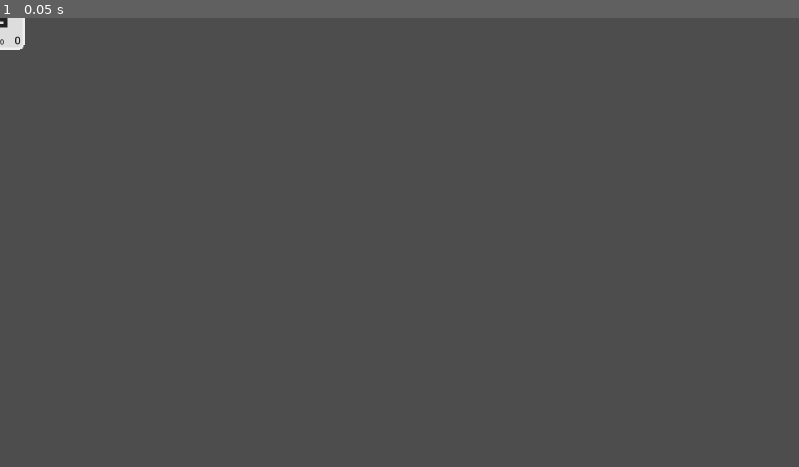
Above: before the commit, frame 1.
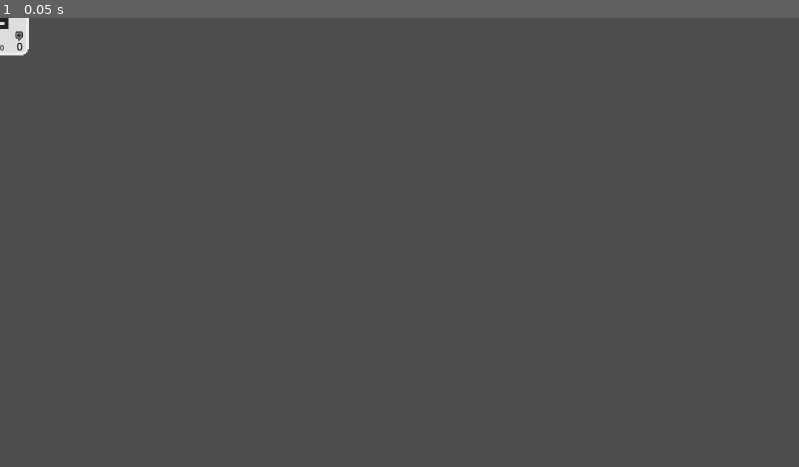
Above: after the commit, the same moment.

Repository: jotadestruicoes/balatro2
Game: Godot game, scene res://scenes/Card.tscn
Same seed, same stepped clock (60 frames per second), same inputs: the game is played once before the commit and once after it. This scene is started directly instead of the project's main scene.
Inputs:
- Up to frame 1 (0.05 s): no input

The runs differ from the first frame. In frame 1, 0.1% of the frame differs, in the area x 0-4%, y 0-9%.
Error in both runs: Invalid call. Nonexistent function 'connect_card_signals' in base 'Window'. (res://scripts/Card.gd:17)

Commit message:
Bug fix - All requisite events
All requisite events now search all available cards in slots dinamically, and only take what they need. Cards left on the table between events are now considered into the next.

Code that identified cards by type added. I will add different events requiring certain card types. lets see.

Diff:
--- a/scenes/Card.tscn
+++ b/scenes/Card.tscn
@@ -1,7 +1,10 @@
-[gd_scene load_steps=6 format=3 uid="uid://bpbqip4lpu2c3"]
+[gd_scene load_steps=9 format=3 uid="uid://bpbqip4lpu2c3"]
 
 [ext_resource type="Script" path="res://scripts/Card.gd" id="1_8oaic"]
 [ext_resource type="Texture2D" uid="uid://dpvuvvidi2fuc" path="res://assets/genericcard.png" id="2_s2jg6"]
+[ext_resource type="Texture2D" uid="uid://ce487kfpett1y" path="res://assets/attack.png" id="3_03c8q"]
+[ext_resource type="Texture2D" uid="uid://p81vl53cf5jy" path="res://assets/health.png" id="4_q7x5l"]
+[ext_resource type="Texture2D" uid="uid://4n146clu0l1h" path="res://assets/shield.png" id="5_7fpg1"]
 
 [sub_resource type="RectangleShape2D" id="RectangleShape2D_bttkx"]
 size = Vector2(120, 156)
@@ -24,24 +27,24 @@
 
 [node name="CardSprite" type="Sprite2D" parent="."]
 position = Vector2(0, -1)
-scale = Vector2(3, 3)
+scale = Vector2(3.5, 3.5)
 texture = ExtResource("2_s2jg6")
 
 [node name="Attack" type="RichTextLabel" parent="."]
 modulate = Color(0.133333, 0.133333, 0.133333, 1)
-offset_left = -48.0
-offset_top = 38.0
-offset_right = -8.0
-offset_bottom = 78.0
+offset_left = -54.0
+offset_top = 52.0
+offset_right = -14.0
+offset_bottom = 92.0
 scale = Vector2(1.5, 1.5)
 text = "0"
 
 [node name="Health" type="RichTextLabel" parent="."]
 modulate = Color(0.133333, 0.133333, 0.133333, 1)
-offset_left = 35.0
-offset_top = 38.0
-offset_right = 75.0
-offset_bottom = 78.0
+offset_left = 40.0
+offset_top = 53.0
+offset_right = 80.0
+offset_bottom = 93.0
 scale = Vector2(1.5, 1.5)
 bbcode_enabled = true
 text = "0"
@@ -49,20 +52,35 @@
 [node name="Tier" type="Label" parent="."]
 modulate = Color(0.133333, 0.133333, 0.133333, 1)
 offset_left = -9.0
-offset_top = 47.0
+offset_top = 61.0
 offset_right = 10.0
-offset_bottom = 70.0
+offset_bottom = 84.0
 text = "T0"
 label_settings = SubResource("LabelSettings_6n1d8")
 
 [node name="Name" type="Label" parent="."]
 modulate = Color(0.133333, 0.133333, 0.133333, 1)
 offset_left = -48.0
-offset_top = -70.0
+offset_top = -84.0
 offset_right = 48.0
-offset_bottom = -47.6667
+offset_bottom = -61.0
 text = "Card"
 horizontal_alignment = 1
 
+[node name="Attack2" type="Sprite2D" parent="."]
+position = Vector2(-49, 43)
+scale = Vector2(2, 2)
+texture = ExtResource("3_03c8q")
+
+[node name="Health2" type="Sprite2D" parent="."]
+position = Vector2(45, 42)
+scale = Vector2(2, 2)
+texture = ExtResource("4_q7x5l")
+
+[node name="Shield" type="Sprite2D" parent="."]
+position = Vector2(47, 45)
+scale = Vector2(2, 2)
+texture = ExtResource("5_7fpg1")
+
 [connection signal="mouse_entered" from="Area2D" to="." method="_on_generic_card_mouse_entered"]
 [connection signal="mouse_exited" from="Area2D" to="." method="_on_generic_card_mouse_exited"]
--- a/scenes/sword_card.tscn
+++ b/scenes/sword_card.tscn
@@ -1,7 +1,7 @@
 [gd_scene load_steps=5 format=3 uid="uid://cj1qbk621d48d"]
 
 [ext_resource type="Script" path="res://scripts/card_instantiator.gd" id="1_8b5g3"]
-[ext_resource type="Resource" uid="uid://bfospr38sr7y6" path="res://resources/sword.tres" id="2_dntmn"]
+[ext_resource type="Resource" uid="uid://bfospr38sr7y6" path="res://resources/cards/sword.tres" id="2_dntmn"]
 [ext_resource type="Texture2D" uid="uid://c5avacou4hsg5" path="res://assets/card/sword.png" id="2_gdpbv"]
 
 [sub_resource type="RectangleShape2D" id="RectangleShape2D_8ud2v"]
--- a/scripts/Card.gd
+++ b/scripts/Card.gd
@@ -16,10 +16,39 @@
 	#deck.send_card_sprite_and_res.connect(set_sprite_and_resource)
 	get_parent().connect_card_signals(self)
 
+	self.get_node("Attack").visible = false
+	self.get_node("Health").visible = false
+	self.get_node("Attack2").visible = false
+	self.get_node("Health2").visible = false
+	self.get_node("Shield").visible = false
+
+	match self.resource.card_type:
+		3:
+			self.get_node("Health").visible = true
+			self.get_node("Attack").visible = true
+			self.get_node("Health").text = str(self.resource.health)
+			self.get_node("Attack").text = str(self.resource.damage)
+			self.get_node("Attack2").visible = true
+			self.get_node("Health2").visible = true
+		2: #consumable
+			pass
+		1: #armor
+			self.get_node("Shield").visible = true
+			self.get_node("Health").visible = true
+			self.get_node("Health").text = str(self.resource.defense)
+		0: #weapon
+			self.get_node("Attack2").visible = true
+			self.get_node("Attack").visible = true
+			self.get_node("Attack").text = str(self.resource.damage)
+
+
+
+	tiering()
+
+func tiering():
 	match card_tier: #DYNAMIC TIERING IN THE LABEL "$Tier"
 		_:
 			$Tier.text = "T" + str(card_tier + 1)
-
 
 func _on_generic_card_mouse_entered() -> void:
 	emit_signal("hovered", self)
--- a/scripts/deck.gd
+++ b/scripts/deck.gd
@@ -29,7 +29,7 @@
 
 	new_card.position = self.position
 	new_card.get_node("CardSprite").texture = load("res://assets/card/"+ card_drawn +".png")
-	new_card.resource = load("res://resources/"+card_drawn+".tres")
+	new_card.resource = load("res://resources/cards/"+card_drawn+".tres")
 
 	new_card.card_type = new_card.resource.card_type
 	new_card.card_tier = new_card.resource.tier
@@ -37,12 +37,12 @@
 	new_card.get_node("Name").horizontal_alignment = 1
 
 
-	if new_card.card_type == 3: #IF ITS A MONSTER
-		new_card.get_node("Health").text = str(new_card.resource.health)
-		new_card.get_node("Attack").text = str(new_card.resource.damage)
-	else:
-		new_card.get_node("Attack").visible = false
-		new_card.get_node("Health").visible = false
+	#if new_card.card_type == 3: #IF ITS A MONSTER
+		#new_card.get_node("Health").text = str(new_card.resource.health)
+		#new_card.get_node("Attack").text = str(new_card.resource.damage)
+	#else:
+		#new_card.get_node("Attack").visible = false
+		#new_card.get_node("Health").visible = false
 
 
 	card_manager.add_child(new_card)
@@ -70,7 +70,7 @@
 
 			new_card.position = slot_pos
 			new_card.get_node("CardSprite").texture = load("res://assets/card/"+ random_card +".png")
-			new_card.resource = load("res://resources/" + random_card + ".tres")
+			new_card.resource = load("res://resources/cards/" + random_card + ".tres")
 
 			new_card.card_type = new_card.resource.card_type
 			new_card.card_tier = new_card.resource.tier
--- a/scripts/event_card_manager.gd
+++ b/scripts/event_card_manager.gd
@@ -20,11 +20,10 @@
 	if event_card.resource.RequisitesAndRewards["requisites"]["cards"].size() != 0:
 		var event_requisites_cards_array: Array[String]
 		for i in event_card.resource.RequisitesAndRewards["requisites"]["cards"]:
-			event_requisites_cards_array.append(" (" + i + ") ")
+			event_requisites_cards_array.append("(" + i + ")")
 		return event_requisites_cards_array
 	else:
 		return []
-
 func get_event_requisites_events(event_card):
 	if event_card.resource.RequisitesAndRewards["requisites"]["events"].size() != 0:
 		var event_requisites_events_array: Array[String]
@@ -33,7 +32,6 @@
 		return event_requisites_events_array
 	else:
 		return []
-
 func get_event_rewards_cards(event_card):
 	if event_card.resource.RequisitesAndRewards["rewards"]["cards"].size() != 0:
 		var event_rewards_cards_array: Array[String]
@@ -42,7 +40,6 @@
 		return event_rewards_cards_array
 	else:
 		return []
-
 func get_event_rewards_events(event_card):
 	if event_card.resource.RequisitesAndRewards["rewards"]["events"].size() != 0:
 		var event_rewards_events_array: Array[String]
@@ -67,7 +64,6 @@
 		event_card.get_node("EventRewards").text += card
 	for card in ere2:
 		event_card.get_node("EventRewards").text += card
-
 func event_rewards_write(event_card): #WRITE REWARDS ON CARD
 	var reqsandrew = event_card.resource.RequisitesAndRewards
 
@@ -100,40 +96,89 @@
 	var array_of_cards_to_destroy: Array[Node2D] = []
 	var array_of_cards_to_give: Array[Node2D] = []
 	var array_of_slots_to_free: Array[Node2D] = []
-	var requirements: PackedStringArray = []
+
+	var slots_with_cards: Array[String]
+	var max_slots = 3
+	var slot_number = 1
+	var requisites: PackedStringArray = []
 	var j := 1
 
 	if event_card_global != null: #IS THERE AN EVENT?
 		for i in get_event_requisites_cards(event_card_global):
 			#adding all reqs to a list
-			requirements.append(i)
-
-		if requirements.is_empty():
+			requisites.append(i) # ex [" (g) ", " (g) "]
+
+		if requisites.is_empty(): # []
 			event_rew_card_give()
-			print("requirements empty")
+			print("requisites empty")
 			return 0
 
-		for i in requirements: #for every requirement check a slot and notes the card to be taken
-			if slot_manager.get_node("SlotMiddle" + str(requirements.bsearch(i) + j)).card_in_slot != null:
-				#has a card in the j slot
-				array_of_cards_to_destroy.append(slot_manager.get_node("SlotMiddle" + str(requirements.bsearch(i) + j)).card_in_slot)
-				array_of_slots_to_free.append(slot_manager.get_node("SlotMiddle" + str(requirements.bsearch(i) + j)))
-				j += 1
-			else:
-				#does not have card
-				control.error_message("Event requirements not met!")
-				return 0
+		for i in max_slots: #CONTANDO SLOTS COM CARTAS
+			var slot_path := "SlotMiddle" + str(slot_number) # "SlotMiddle" + "1"
+			var slot = slot_manager.get_node(slot_path)
+
+			if slot.card_in_slot != null: #IF IT HAS A CARD
+				slots_with_cards.append(slot_path) # ex slots_with_cards = [ $SlotMiddle1, $SlotMiddle3 ]
+				# #we'll use to free the slots later
+
+			slot_number += 1
+
+		if slots_with_cards.size() >= requisites.size(): #HAS ENOUGH CARDS IN THE TABLE
+			var requisites_left = requisites.size()
+			for req in requisites:
+				var slots_copy = slots_with_cards.duplicate()
+				for slot in slots_copy:
+					if requisites_left > 0:
+						var card = slot_manager.get_node(slot).card_in_slot
+						var card_type = str(card.card_type)
+
+						if letter_to_type(req, card_type) == card_type:
+							array_of_cards_to_destroy.append(card)
+							slots_with_cards.erase(slot) # remove da lista original
+							array_of_slots_to_free.append(slot_manager.get_node(slot))
+							requisites_left -= 1
+							break
+			#for req in requisites: # req = "(g)"
+				#var index_slot = 0
+				#for slot in slots_with_cards:
+					#if requisites_left > 0:
+						#if letter_to_type(req, str(slot_manager.get_node(slot).card_in_slot.card_type)) == str(slot_manager.get_node(slot).card_in_slot.card_type): #DOES THE CARD IN THE SLOT FITS? generic = generic
+							#array_of_cards_to_destroy.append(slot_manager.get_node(slot).card_in_slot)
+							#slots_with_cards.pop_at(index_slot)
+							#index_slot += 1
+							#requisites_left -= 1
+							#print("requisites left: ", requisites_left)
+
+		else:
+			control.error_message("Event requisites not met!")
+			return 0
 
 		animate_cards(array_of_cards_to_destroy, array_of_slots_to_free)
-
+		print("array of cards: ",array_of_cards_to_destroy)
+		event_rew_card_give()
+
+		#for i in requisites: #for every requirement check a slot and notes the card to be taken
+			#if slot_manager.get_node("SlotMiddle" + str(requisites.bsearch(i) + j)).card_in_slot != null:
+				##has a card in the j slot
+				#array_of_cards_to_destroy.append(slot_manager.get_node("SlotMiddle" + str(requisites.bsearch(i) + j)).card_in_slot)
+				#array_of_slots_to_free.append(slot_manager.get_node("SlotMiddle" + str(requisites.bsearch(i) + j)))
+				#j += 1
+			#else:
+				##does not have card
+				#control.error_message("Event requisites not met!")
+				#return 0
+
+		#animate_cards(array_of_cards_to_destroy, array_of_slots_to_free)
+		#event_rew_card_give()
 
 		var tween = get_tree().create_tween() #animate event card
 		tween.tween_property(event_card_global, "scale", Vector2(0.0,0.0), 1.5).set_trans(Tween.TRANS_ELASTIC)
 
-
+		control.get_node("DoIt/DoItLabelArea/CollisionShape2D").disabled = true
 		control.error_message("Event complete! Congrats!")
 		await tween.finished
 		event_card_global.queue_free()
+		control.get_node("DoIt/DoItLabelArea/CollisionShape2D").disabled = false
 		unlock_current_event()
 
 		return 1
@@ -142,21 +187,19 @@
 		control.error_message("No event active at this moment!")
 		return -1
 
-func animate_cards(array_of_cards_to_destroy, array_of_slots_to_free):
-	for card in array_of_cards_to_destroy:
-		var tween = get_tree().create_tween()
-		tween.tween_property(card, "scale", Vector2(0.0,0.0), 1.5).set_trans(Tween.TRANS_ELASTIC)
-		erase_card(card, tween)
-
-	for slot in array_of_slots_to_free:
-		slot.has_card = false
-		slot.card_in_slot = null
-	slot_manager.get_node("SlotMiddle1").has_card = false
-	slot_manager.get_node("SlotMiddle2").has_card = false
-
-func erase_card(card, tween):
-	await tween.finished
-	card.queue_free()
+func letter_to_type(letter, card_type):
+	match letter:
+		"(g)":
+			return card_type
+		"(c)":
+			return "Consumable"
+		"(a)":
+			return "Armor"
+		"(w)":
+			return "Weapon"
+		"(m)":
+			return "Monster"
+
 
 func event_rew_card_give() -> void:
 	var rewards: PackedStringArray = []
@@ -191,7 +234,7 @@
 
 			deck.receive_card(card_name, pos)
 
-		control.get_node("DoIt/DoItLabelArea/CollisionShape2D").disabled = true
+
 		var tween = get_tree().create_tween()
 		tween.tween_property(event_card_global, "scale", Vector2(0.0,0.0), 1.5).set_trans(Tween.TRANS_ELASTIC)
 
@@ -202,3 +245,20 @@
 	else:
 		control.error_message("Free up the slots, take your cards!")
 		return
+
+
+func animate_cards(array_of_cards_to_destroy, array_of_slots_to_free):
+	control.get_node("DoIt/DoItLabelArea/CollisionShape2D").disabled = false
+	print("Slots with cards: ", array_of_slots_to_free)
+	for card in array_of_cards_to_destroy:
+		var tween = get_tree().create_tween()
+		tween.tween_property(card, "scale", Vector2(0.0,0.0), 1.5).set_trans(Tween.TRANS_ELASTIC)
+		erase_card(card, tween)
+
+	for slot in array_of_slots_to_free:
+		slot.has_card = false
+		slot.card_in_slot = null
+
+func erase_card(card, tween):
+	await tween.finished
+	card.queue_free()
--- a/scripts/event_deck.gd
+++ b/scripts/event_deck.gd
@@ -1,6 +1,6 @@
 extends Node2D
 
-var event_deck = ["receive2cards", "give2cards", "give1cards"]
+var event_deck = ["give2cards", "receive2cards", "give1cards"]
 
 @onready var player_hand: Node2D = $"../PlayerHand"
 @onready var card_manager: Node2D = $"../CardManager"
@@ -19,7 +19,7 @@
 	var event_card_scene = preload("res://scenes/event_card.tscn")
 	var new_card = event_card_scene.instantiate() #CREATING EVENT CARD
 	new_card.position = self.position
-	new_card.resource = load("res://resources/"+event_card_drawn+".tres")
+	new_card.resource = load("res://resources/events/"+event_card_drawn+".tres")
 	new_card.get_node("EventName").text = new_card.resource.name
 	new_card.get_node("EventDescription").text = new_card.resource.description
 	event_card_manager.start_event(new_card)
--- a/scripts/player_hand.gd
+++ b/scripts/player_hand.gd
@@ -3,7 +3,7 @@
 
 var player_hand = []
 var center_screen_x
-var CARD_WIDTH = 135
+var CARD_WIDTH = 155
 var HAND_Y_POSITION = 890
 
 # Called when the node enters the scene tree for the first time.
Binary file added: assets/attack.png
Not shown, added: assets/attack.png.import
Binary file changed: assets/card/sword.png
Binary file added: assets/health.png
Not shown, added: assets/health.png.import
Binary file added: assets/shield.png
Not shown, added: assets/shield.png.import
Renamed: resources/cap.tres -> resources/cards/cap.tres
Renamed: resources/chicken.tres -> resources/cards/chicken.tres
Renamed: resources/skeleton.tres -> resources/cards/skeleton.tres
Renamed: resources/sword.tres -> resources/cards/sword.tres
Renamed: resources/give1cards.tres -> resources/events/give1cards.tres
(and 7 more such lines)
